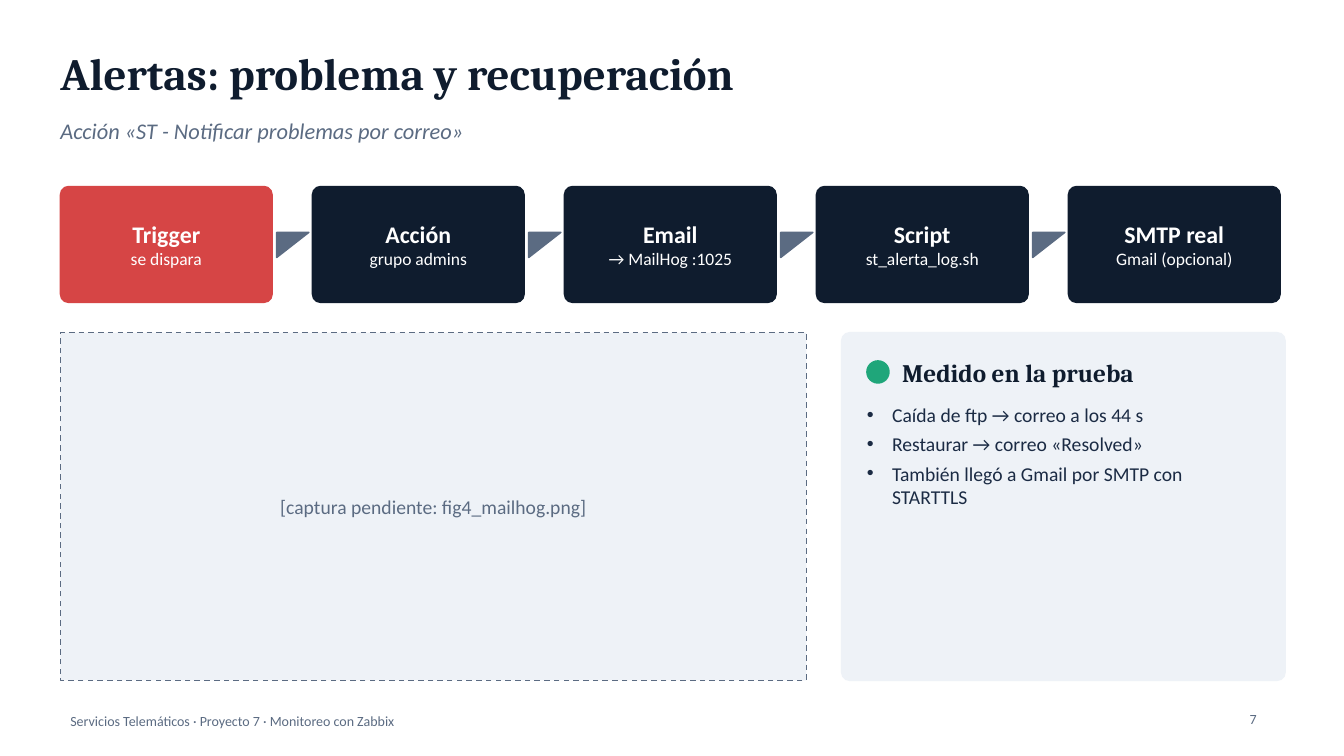
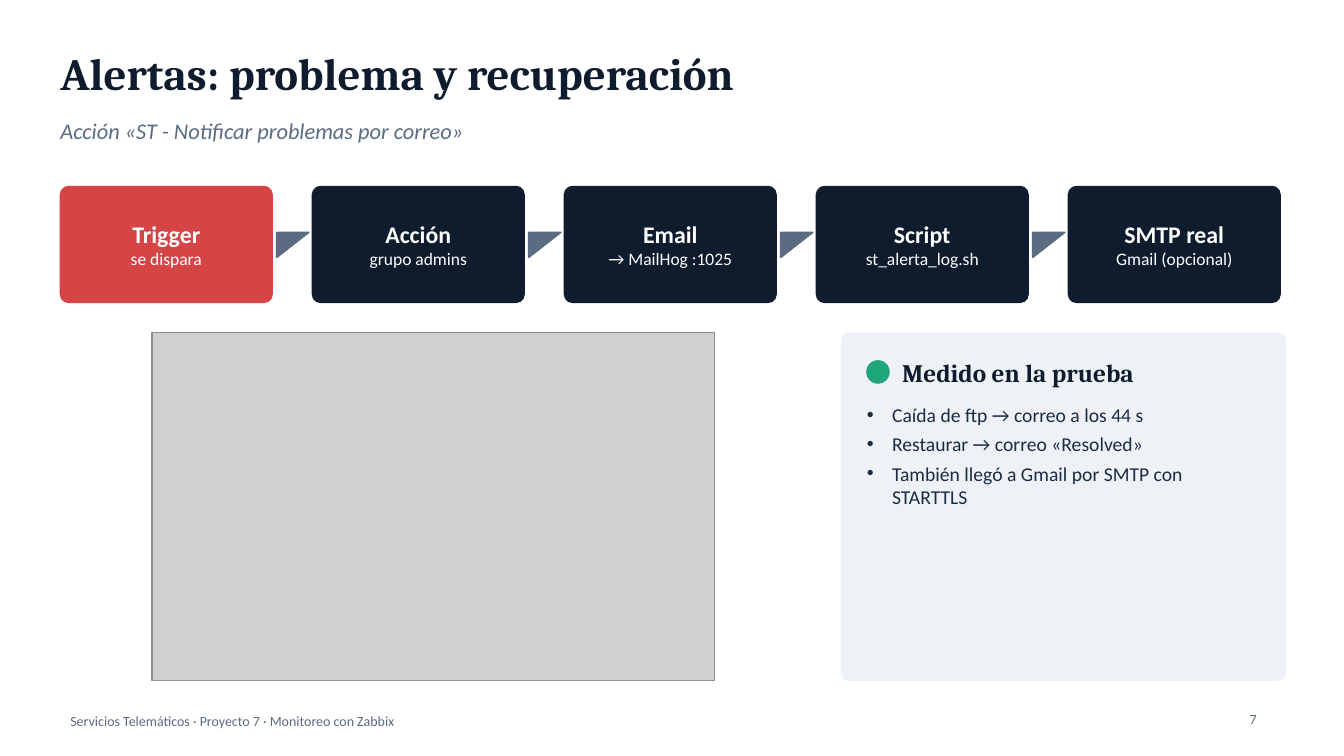
Before and after one commit to phantom-beat/Project-zabbix, a slide deck: slide 7 of docs/Presentacion_Proyecto7.pptx. Drawn at 1344x756 pixels with LibreOffice and Linux fonts; fonts in the diff are those of the drawing; grey boxes stand for pictures. Boxes give left, top, right and bottom in pixels: in the first picture for what was removed or moved away, otherwise in the second. Text is boxed around its words. In the diff, an @@ line names an element or a change of style, - is before the commit and + after.

Commit message:
Capturas en informe y diapositivas; vigilante de agentes sidecar
- Capturas reales de dashboard, Problems y MailHog (sin destinatario)
- vigilar_agentes.sh + timer systemd: reengancha un agente si su
  servicio se reinicia (el agente de ftp quedaba desconectado)
- Tiempos de deteccion con 3 repeticiones (40-42 s agente, 49-51 s ICMP)

```diff
--- a/docs/Presentacion_Proyecto7.pptx
+++ b/docs/Presentacion_Proyecto7.pptx
@@ rectangle removed at [60, 333, 807, 681] @@
@@ picture added at [152, 333, 715, 681] @@
@@ text removed at [280, 500, 586, 518] @@
-[captura pendiente: fig4_mailhog.png]
```
Also in this commit, not shown: 2 other slides changed, 11 other files.
